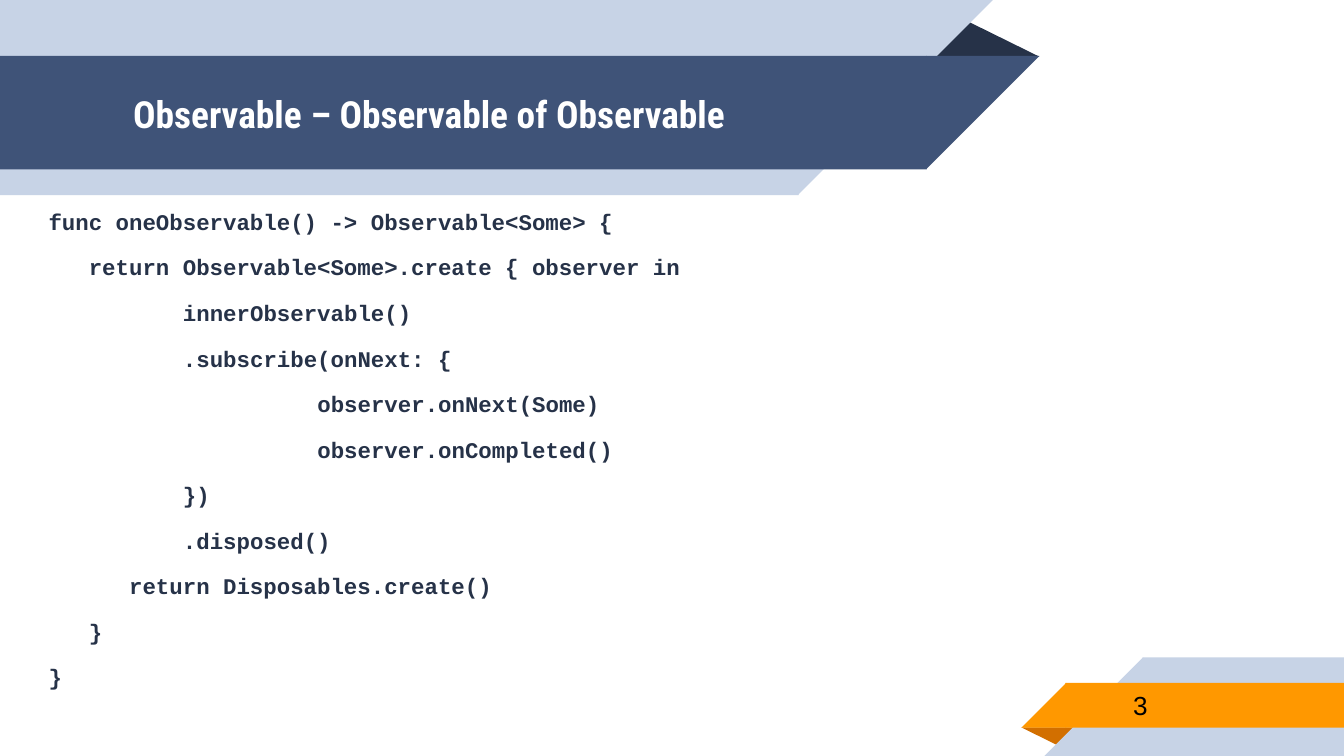
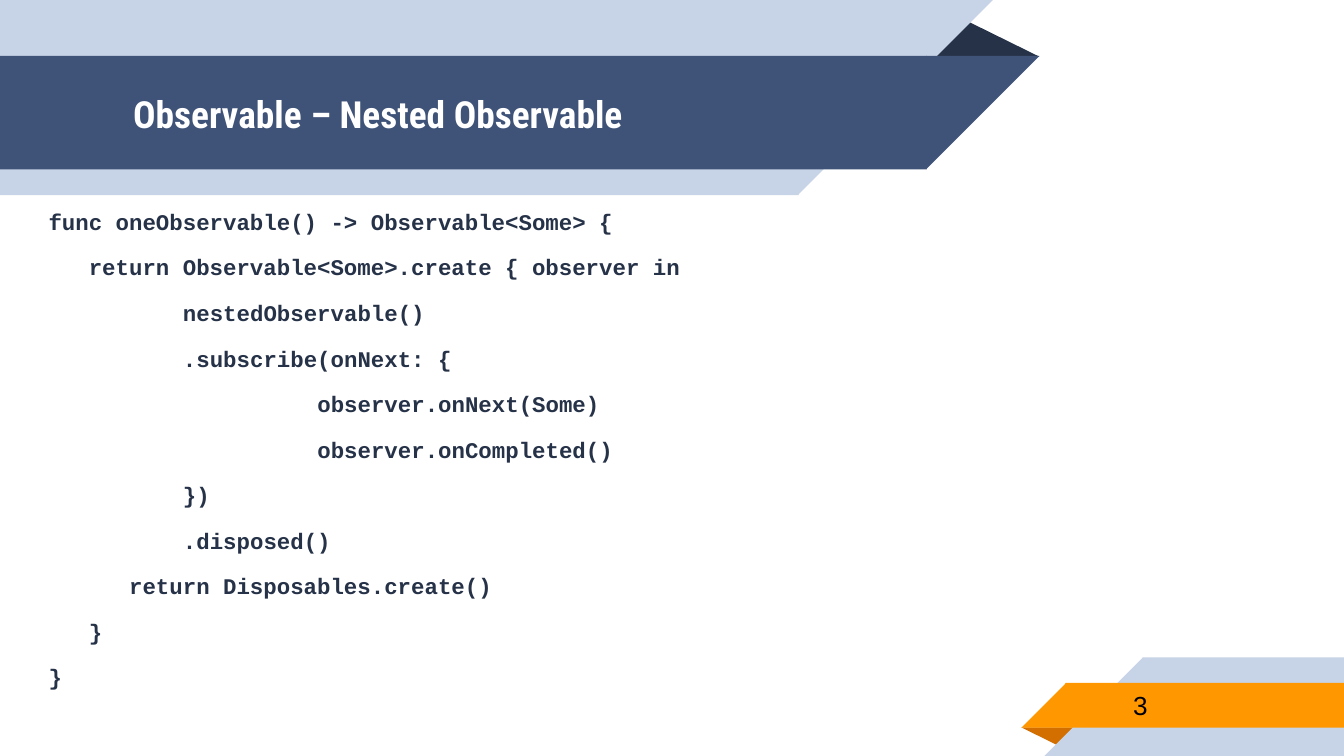
Before and after one commit to younghwankim/RxSwiftClass, a slide deck: slide 3 of ChainObservable/ObservableChain.pptx. Drawn at 1344x756 pixels with LibreOffice and Linux fonts; fonts in the diff are those of the drawing. Boxes give left, top, right and bottom in pixels: in the first picture for what was removed or moved away, otherwise in the second. Text is boxed around its words. In the diff, an @@ line names an element or a change of style, - is before the commit and + after.

Commit message:
Chaining Observables

```diff
--- a/ChainObservable/ObservableChain.pptx
+++ b/ChainObservable/ObservableChain.pptx
@@ title at <box>133,100,623,129</box>: text changed @@
-Observable – Observable of Observable
+Observable – Nested Observable
@@ text at <box>183,305,425,326</box>: text changed @@
-innerObservable()
+nestedObservable()
```
Also in this commit, not shown: 1 other slide changed, 1 other file.
